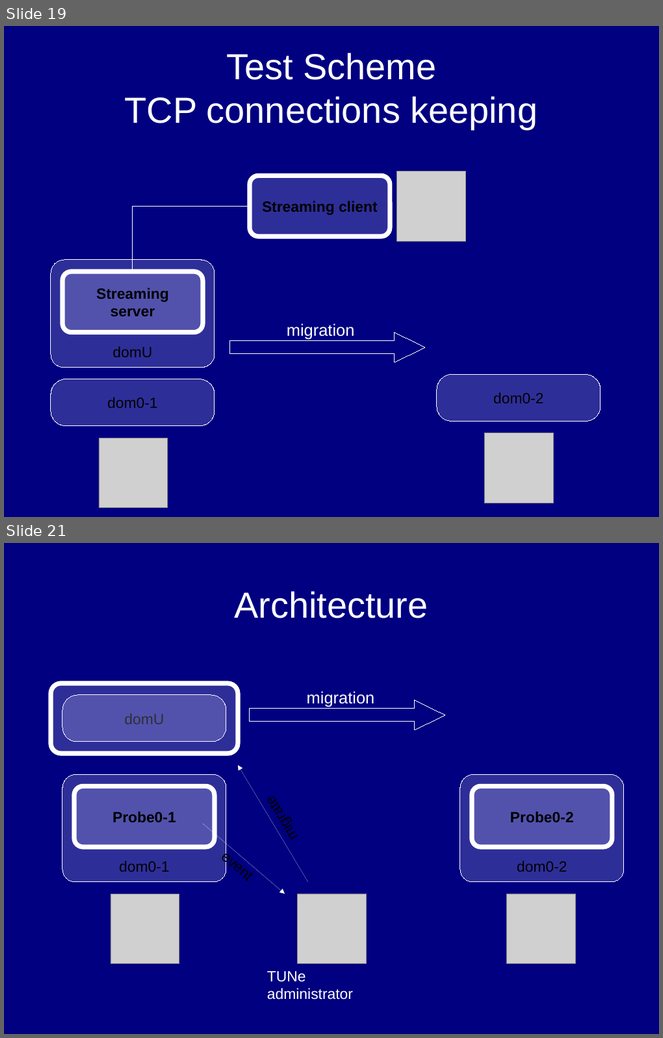
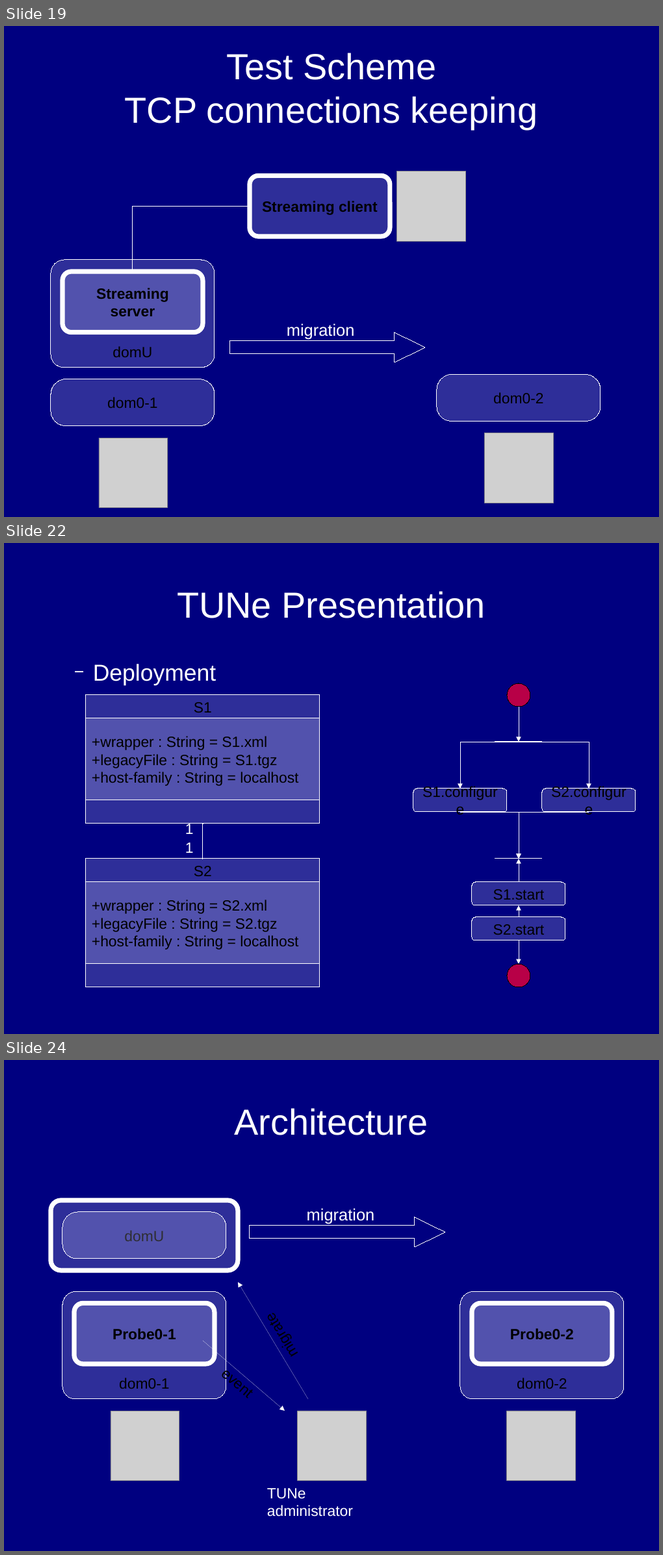
Before and after one commit to mgiorgino/xen-attitune, a slide deck: Docs/Anglais/PresentationAnglais.odp. Shown one above the other, each under a label of ours: slides 19 and 21 before the commit, slides 19, 22 and 24 after it; the slides between them are not shown. The pictures are 663x1038 and 663x1555 pixels, drawn with LibreOffice and Linux fonts; fonts in the diff are those of the drawing; grey boxes stand for pictures. Boxes give left, top, right and bottom in pixels: in the first picture for what was removed or moved away, otherwise in the second. Text is boxed around its words. In the diff, an @@ line names an element or a change of style, - is before the commit and + after.

```diff
--- a/Docs/Anglais/PresentationAnglais.odp
+++ b/Docs/Anglais/PresentationAnglais.odp
@@ slide 22 added at bbox=[4, 543, 659, 1034], background #000080 @@
@@ title added at bbox=[177, 591, 485, 618], 44 pt, text #FFFFFF @@
+TUNe Presentation
@@ text added at bbox=[93, 664, 217, 685], 28 pt, text #FFFFFF @@
+  − Deployment
@@ group added at bbox=[86, 695, 321, 988]: 4 rectangles, 2 texts, 1 elbow line @@
+S1
++wrapper : String = S1.xml
++legacyFile : String = S1.tgz
++host-family : String = localhost
+S2
++wrapper : String = S2.xml
++legacyFile : String = S2.tgz
++host-family : String = localhost
+1
+1
@@ group added at bbox=[414, 683, 636, 988]: 8 elbow arrows, 4 rounded rectangles, 2 ellipses, 2 rectangles @@
+S1.configure
+S2.configure
+S1.start
+S2.start
@@ what was slide 21 is now slide 24 @@
```
Also in this commit, not shown: 4 slides changed, 9 other slides added, 2 slides removed.
